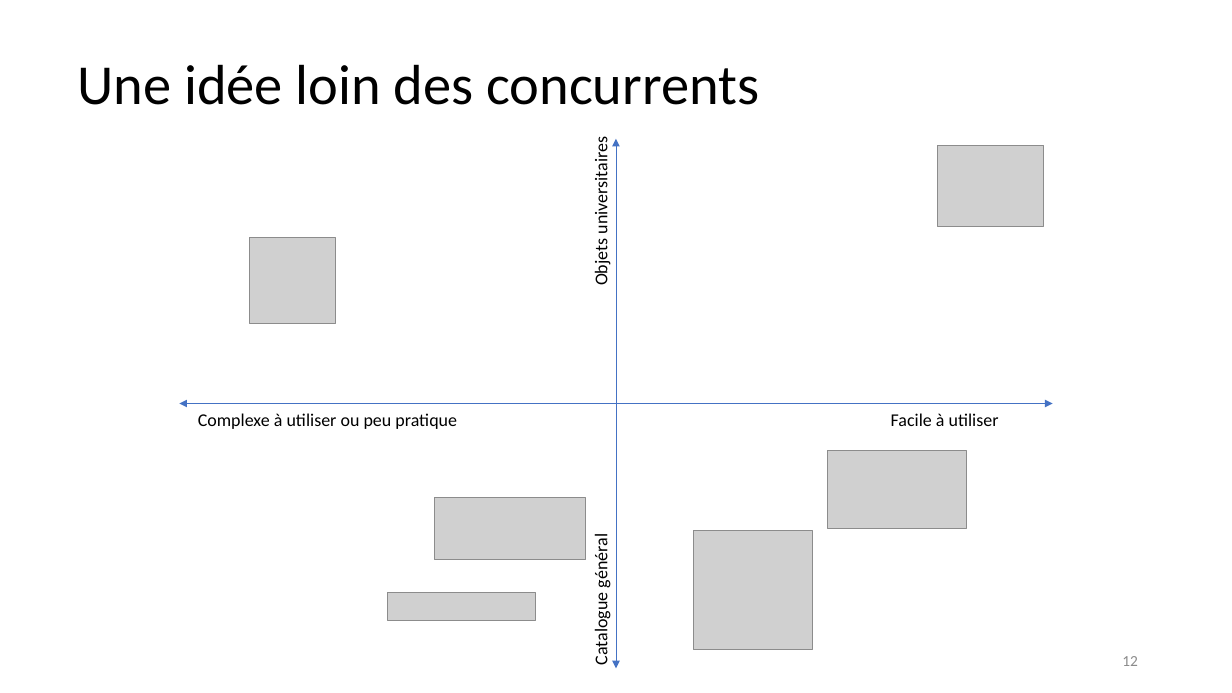
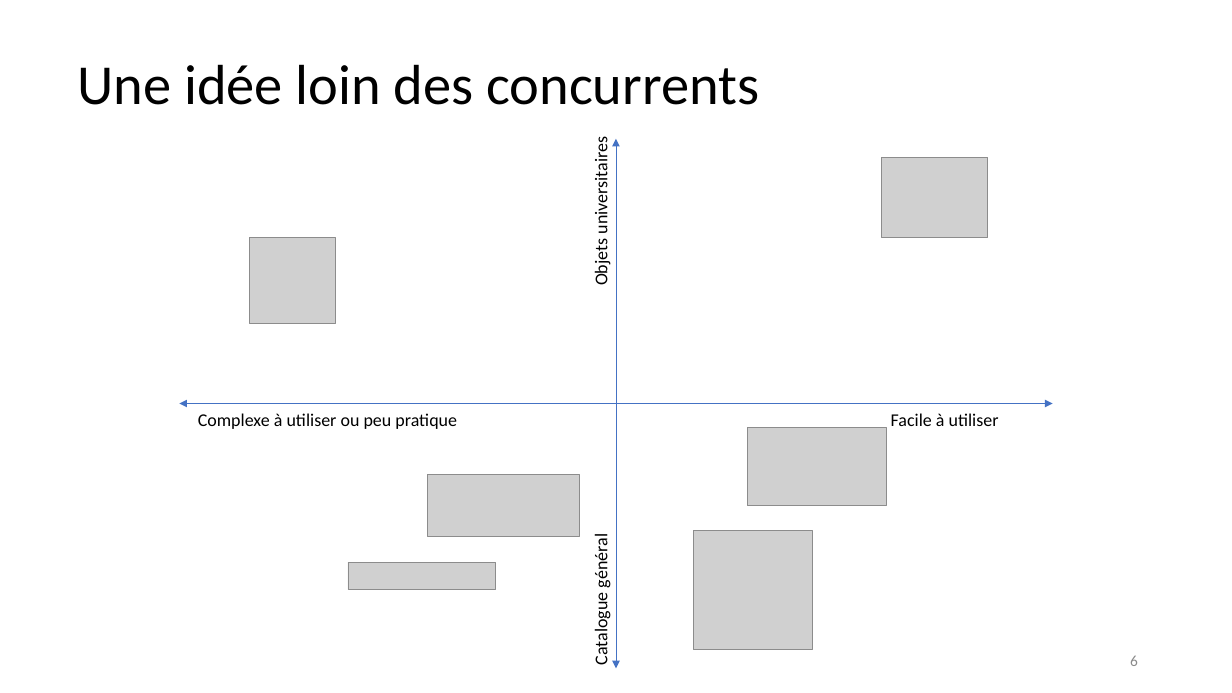
Before and after one commit to unige-pinfo-2019/PInfo1, a slide deck: slide 6 of Docs/UNIbay_DeskPitchFinal.pptx (slide 12 before the commit). Drawn at 1232x693 pixels with LibreOffice and Linux fonts; fonts in the diff are those of the drawing; grey boxes stand for pictures. Boxes give left, top, right and bottom in pixels: in the first picture for what was removed or moved away, otherwise in the second. Text is boxed around its words. In the diff, an @@ line names an element or a change of style, - is before the commit and + after.

```diff
--- a/Docs/UNIbay_DeskPitchFinal.pptx
+++ b/Docs/UNIbay_DeskPitchFinal.pptx
@@ picture: place and size @@
-picture at (938,145,1044,226)
+picture at (882,157,988,238)
@@ picture: place and size @@
-picture at (827,450,966,529)
+picture at (748,428,886,506)
@@ picture: place and size @@
-picture at (434,498,586,560)
+picture at (428,475,579,537)
@@ picture: place and size @@
-picture at (388,592,536,620)
+picture at (348,562,496,590)
@@ page number at (1130,655,1138,666): text changed @@
-12
+6
```
Also in this commit, not shown: 5 other slides changed, 2 slides added, 2 slides removed, 1 other file.
